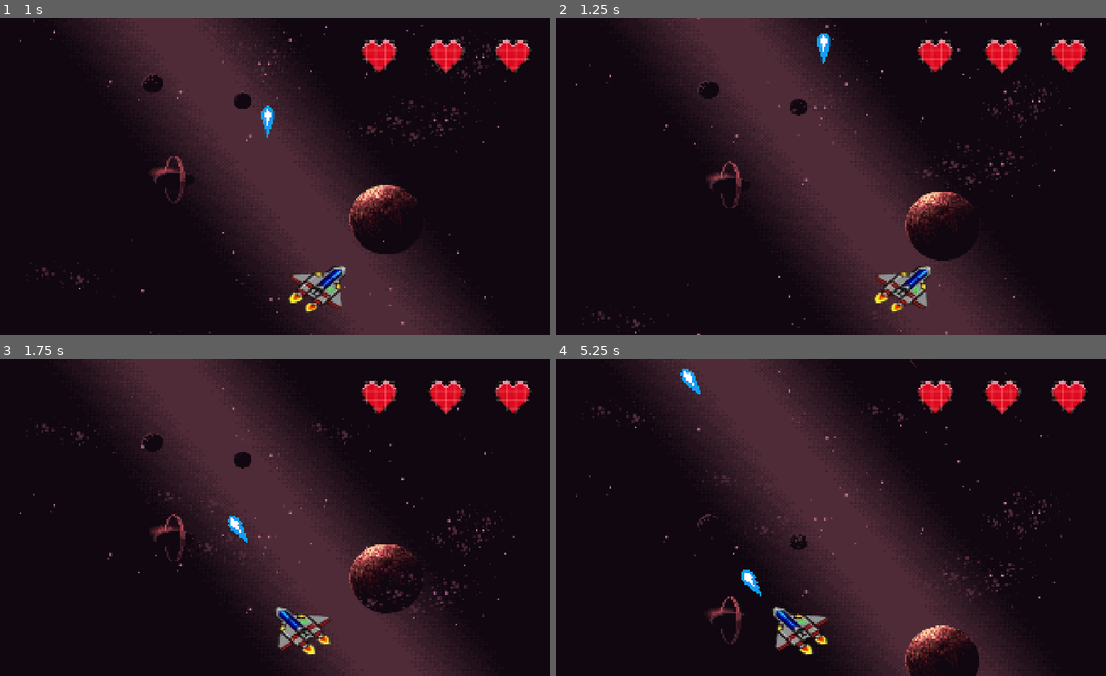
Above: before the commit, frames 1-4 (two rows, left to right).
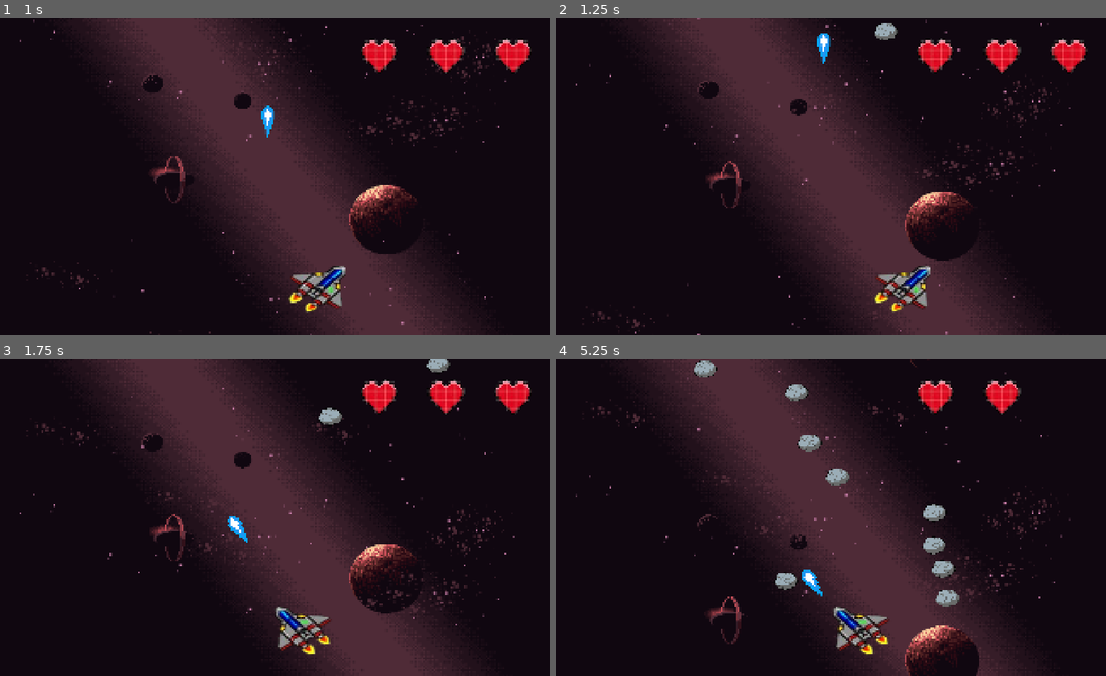
Above: after the commit, the same moments.

Repository: BenjaminGaelSerrano/TP2-SERRANO-BULLETHELL
Game: Godot game, scene res://Scenes/escena_juego.tscn
The game is run twice, just before and just after one commit, with the same random seed, the same clock (stepped at 60 frames per second) and the same inputs.
Inputs:
- Up to frame 1 (1 s): hold Right (JugadorDerecha) from 0.53 s (still down); hold Space (Disparar) from 0.53 s (still down)
- Up to frame 2 (1.25 s): keep holding Right (JugadorDerecha); keep holding Space (Disparar)
- Up to frame 3 (1.75 s): release Right (JugadorDerecha) at 1.28 s; release Space (Disparar) at 1.28 s; hold Left (JugadorIzquierda) from 1.28 s (still down); tap Space (Disparar) at 1.35 s
- Up to frame 4 (5.25 s): release Left (JugadorIzquierda) at 2.03 s; hold Space (Disparar) 2.03-2.78 s; hold Right (JugadorDerecha) 2.03-3.53 s; tap Space (Disparar) at 2.85, 4.35 s; hold Space (Disparar) 3.53-4.28 s; hold Left (JugadorIzquierda) from 3.53 s (still down); hold Space (Disparar) from 5.03 s (still down)

Frame 1 is identical in both runs. In frame 2, 0.2% of the frame differs, in the area x 57-63%, y 1-7%; in frame 3, 0.3%; in frame 4, 4.2%, in the area x 22-97%, y 0-94%.

Commit message:
Juego Terminado
Falta hacer el menu de inicio, de perdiste y ganaste, pero lo que sería el gameplay está terminado

Diff:
--- a/Scenes/bala.gd
+++ b/Scenes/bala.gd
@@ -1,6 +1,7 @@
 extends Area2D
 const velocidad = 1000
 var direccionX=0
+var duracion=20
 var inclinacionBala= 700
 func _ready() -> void:
 	if direccionX== -1 :
@@ -10,8 +11,11 @@
 func _physics_process(delta):
 	position.y-= velocidad * delta
 	position.x += inclinacionBala* delta * direccionX
+	duracion-=delta
+	if duracion	<= 0 :
+		queue_free()
 func _on_body_entered(body):
-	if(body.name== "cometa"):
+	if(body.name== "Cometa"):
 		body.recibir_danio()
 	queue_free()
 func _on_area_entered(area):
--- a/Scenes/bala.tscn
+++ b/Scenes/bala.tscn
@@ -9,6 +9,8 @@
 [node name="Bala" type="Area2D" unique_id=1737718116]
 rotation = 4.712389
 scale = Vector2(30, 30)
+collision_layer = 4
+collision_mask = 10
 script = ExtResource("1_melus")
 
 [node name="BalaAsset" type="Sprite2D" parent="." unique_id=1798370435]
@@ -19,3 +21,6 @@
 [node name="FormaBala" type="CollisionShape2D" parent="." unique_id=241711041]
 position = Vector2(-0.06666668, -0.06666667)
 shape = SubResource("RectangleShape2D_k4n53")
+
+[connection signal="area_entered" from="." to="." method="_on_area_entered"]
+[connection signal="body_entered" from="." to="." method="_on_body_entered"]
--- a/Scenes/cometa.gd
+++ b/Scenes/cometa.gd
@@ -1,8 +1,11 @@
 extends CharacterBody2D
-const velocidad = 150
+const velocidad = 500
 const meteoritoo = preload("res://Scenes/meteorito.tscn")
-var vidas=90
+@onready var jugador = $"../Jugador"
+var vidas=50
+var invencible=false
 var aparecido=false
+@onready var timer= $TimerDisparo
 @onready var animacion = $AnimacionCometa
 var anchoPantalla
 var alturaPantalla
@@ -10,16 +13,17 @@
 const tiempoVisible= 10.0
 var tiempo=0;
 func _ready() -> void:
+	animacion.play("Cometa Normal")
 	anchoPantalla=get_viewport_rect().size.x
 	alturaPantalla= get_viewport_rect().size.y
 	position= Vector2(anchoPantalla / 2, -200)
+	direccion=1
 func _physics_process(delta):
-	if not aparecido:
-		return
 	tiempo+=delta
 	if tiempo>= tiempoVisible:
 		aparecido=false
 		position= Vector2(anchoPantalla / 2, -200)
+		tiempo=0
 		return
 	velocity.x = direccion * velocidad
 	velocity.y=0
@@ -31,9 +35,26 @@
 	aparecido= true
 	position= Vector2(anchoPantalla / 2, 100)
 	direccion=1
+	timer.start()
 func recibir_danio():
-	vidas-=1
-	if(vidas<=0):
+	if invencible:
+		return
+	invencible = true
+	vidas -= 1
+	if vidas <= 0:
 		animacion.play("Destruccion")
+		await animacion.animation_finished
 		queue_free()
-#func disparar():
+		return
+	await get_tree().create_timer(0.5).timeout
+	invencible = false
+func disparar():
+	var nuevaBala= meteoritoo.instantiate()
+	nuevaBala.position=position
+	var xAleatoria = randf_range(-0.8, 0.8)
+	nuevaBala.direccion = Vector2(xAleatoria, 1).normalized()
+	get_parent().add_child(nuevaBala)
+func _on_timer_disparo_timeout() -> void:
+	disparar()
+func _on_hitbox_area_entered(body: Node2D) -> void:
+	recibir_danio()
--- a/Scenes/cometa.tscn
+++ b/Scenes/cometa.tscn
@@ -18,7 +18,7 @@
 "duration": 1.0,
 "texture": ExtResource("2_ej4ak")
 }],
-"loop": true,
+"loop": false,
 "name": &"Destruccion",
 "speed": 5.0
 }]
@@ -30,18 +30,28 @@
 radius = 90.02222
 
 [node name="Cometa" type="CharacterBody2D" unique_id=1746243944]
+process_mode = 3
 script = ExtResource("1_ej4ak")
 
 [node name="AnimacionCometa" type="AnimatedSprite2D" parent="." unique_id=764631845]
 sprite_frames = SubResource("SpriteFrames_by3p8")
-animation = &"Cometa Normal"
+animation = &"Destruccion"
 
 [node name="FormaCometa" type="CollisionShape2D" parent="." unique_id=680145464]
 shape = SubResource("CircleShape2D_ewo5w")
 
 [node name="Hitbox" type="Area2D" parent="." unique_id=1913136223]
 position = Vector2(-6, 0)
+collision_layer = 2
+collision_mask = 4
 
 [node name="Hitbox" type="CollisionShape2D" parent="Hitbox" unique_id=22816032]
 position = Vector2(-37, 43)
 shape = SubResource("CircleShape2D_dwp16")
+
+[node name="TimerDisparo" type="Timer" parent="." unique_id=1507237920]
+wait_time = 0.4
+autostart = true
+
+[connection signal="area_entered" from="Hitbox" to="." method="_on_hitbox_area_entered"]
+[connection signal="timeout" from="TimerDisparo" to="." method="_on_timer_disparo_timeout"]
--- a/Scenes/escena_juego.tscn
+++ b/Scenes/escena_juego.tscn
@@ -1,155 +1,19 @@
 [gd_scene format=3 uid="uid://dlx5qljqbkbhn"]
 
-[ext_resource type="Texture2D" uid="uid://cy6yhd634fdgi" path="res://Assets/Backgrounds/planetaGrande.png" id="1_r6cd3"]
-[ext_resource type="Texture2D" uid="uid://c223uyw6syehi" path="res://Assets/Backgrounds/espacioExterior.png" id="2_l25gb"]
-[ext_resource type="Texture2D" uid="uid://u237apbdspi7" path="res://Assets/Backgrounds/anillo.png" id="2_xv6uw"]
-[ext_resource type="Texture2D" uid="uid://cg2tmljx0xwgw" path="res://Assets/Backgrounds/planetasLejanos.png" id="5_bpiil"]
-[ext_resource type="Texture2D" uid="uid://dln0dmadcqjgi" path="res://Assets/Backgrounds/estrellas.png" id="6_0ts43"]
-[ext_resource type="Texture2D" uid="uid://ddd8850sxv2qk" path="res://Assets/Sprites/NaveAdelante.png" id="6_5a5o0"]
-[ext_resource type="Script" uid="uid://dw3f005b4gowk" path="res://Scenes/jugador.gd" id="6_ewo5w"]
-[ext_resource type="Texture2D" uid="uid://bg1prmdice83v" path="res://Assets/Sprites/NaveIzquierda.png" id="7_by3p8"]
-[ext_resource type="Texture2D" uid="uid://c6ixkj6jkl8vv" path="res://Assets/Sprites/NaveDerecha.png" id="8_ewo5w"]
-[ext_resource type="Texture2D" uid="uid://b24sxlcxsy5jx" path="res://Assets/Sprites/DañoEnLaNave.png" id="9_dwp16"]
-[ext_resource type="Texture2D" uid="uid://bujyep3anpkow" path="res://Assets/Sprites/MuerteNave.png" id="10_k4n53"]
-[ext_resource type="Texture2D" uid="uid://dmspjmchadao7" path="res://Assets/Sprites/DesapariciónNave.png" id="11_yg5m4"]
-[ext_resource type="PackedScene" uid="uid://lcrrs4pu5vsw" path="res://Scenes/barra_vida.tscn" id="13_ewo5w"]
-[ext_resource type="PackedScene" uid="uid://c1jb8cevyngkp" path="res://Scenes/cometa.tscn" id="14_yg5m4"]
-
-[sub_resource type="SpriteFrames" id="SpriteFrames_y110i"]
-animations = [{
-"frames": [{
-"duration": 1.0,
-"texture": ExtResource("6_5a5o0")
-}],
-"loop": true,
-"name": &"Adelante",
-"speed": 5.0
-}, {
-"frames": [{
-"duration": 1.0,
-"texture": ExtResource("9_dwp16")
-}],
-"loop": true,
-"name": &"Daño",
-"speed": 5.0
-}, {
-"frames": [{
-"duration": 1.0,
-"texture": ExtResource("8_ewo5w")
-}],
-"loop": true,
-"name": &"Derecha",
-"speed": 5.0
-}, {
-"frames": [{
-"duration": 1.0,
-"texture": ExtResource("7_by3p8")
-}],
-"loop": true,
-"name": &"Izquierda",
-"speed": 5.0
-}, {
-"frames": [{
-"duration": 1.0,
-"texture": ExtResource("10_k4n53")
-}, {
-"duration": 1.0,
-"texture": ExtResource("11_yg5m4")
-}],
-"loop": true,
-"name": &"Muerte",
-"speed": 5.0
-}]
-
-[sub_resource type="RectangleShape2D" id="RectangleShape2D_5a5o0"]
-size = Vector2(224, 185)
-
-[sub_resource type="RectangleShape2D" id="RectangleShape2D_by3p8"]
-size = Vector2(135, 83)
+[ext_resource type="PackedScene" uid="uid://s6fqtlqx76ie" path="res://Scenes/fondo.tscn" id="1_vqevi"]
+[ext_resource type="PackedScene" uid="uid://dy2u8q4fnai0a" path="res://Scenes/jugador.tscn" id="2_45664"]
+[ext_resource type="PackedScene" path="res://Scenes/barra_vida.tscn" id="13_ewo5w"]
+[ext_resource type="PackedScene" uid="uid://cpm7rwacg77xd" path="res://Scenes/cometa.tscn" id="14_yg5m4"]
 
 [node name="EscenaJuego" type="Node2D" unique_id=1873321606]
 
-[node name="Fondo" type="Node2D" parent="." unique_id=707536318]
+[node name="Fondo" parent="." unique_id=1505269613 instance=ExtResource("1_vqevi")]
 
-[node name="CapaLejana" type="Parallax2D" parent="Fondo" unique_id=1761755608]
-repeat_size = Vector2(0, 1080)
-
-[node name="EspacioExterior" type="Sprite2D" parent="Fondo/CapaLejana" unique_id=1488071625]
-position = Vector2(958, 541.50006)
-scale = Vector2(7.0661764, 6.7812505)
-texture = ExtResource("2_l25gb")
-
-[node name="CapaMediana" type="Parallax2D" parent="Fondo" unique_id=1086816981]
-repeat_size = Vector2(0, 1080)
-autoscroll = Vector2(0, 80)
-
-[node name="PlanetaGrande" type="Sprite2D" parent="Fondo/CapaMediana" unique_id=1363419215]
-position = Vector2(1362, 608)
-scale = Vector2(2.8863637, 2.729885)
-texture = ExtResource("1_r6cd3")
-
-[node name="Saturno" type="Sprite2D" parent="Fondo/CapaMediana" unique_id=1144630978]
-position = Vector2(633.625, 469.87503)
-scale = Vector2(3.5441177, 1.4804348)
-texture = ExtResource("2_xv6uw")
-
-[node name="PlanetasX" type="Sprite2D" parent="Fondo/CapaMediana" unique_id=1916443717]
-position = Vector2(702.99994, 235)
-scale = Vector2(1.867647, 1.70625)
-texture = ExtResource("5_bpiil")
-
-[node name="CapaCercana" type="Parallax2D" parent="Fondo" unique_id=223147912]
-repeat_size = Vector2(0, 1080)
-autoscroll = Vector2(0, 600)
-
-[node name="Estrellas" type="Sprite2D" parent="Fondo/CapaCercana" unique_id=4725531]
-position = Vector2(607.50006, 424)
-scale = Vector2(3.6727946, 4.325)
-texture = ExtResource("6_0ts43")
-
-[node name="Estrellas2" type="Sprite2D" parent="Fondo/CapaCercana" unique_id=1421003314]
-position = Vector2(1432.75, 413.25)
-scale = Vector2(2.6930156, 4.0906253)
-texture = ExtResource("6_0ts43")
-
-[node name="Estrellas3" type="Sprite2D" parent="Fondo/CapaCercana" unique_id=490982343]
-position = Vector2(1127, 639.5)
-scale = Vector2(4.5441175, 3.8562503)
-texture = ExtResource("6_0ts43")
-
-[node name="Jugador" type="CharacterBody2D" parent="." unique_id=1498384069]
-position = Vector2(958, 927)
-script = ExtResource("6_ewo5w")
-
-[node name="AnimaciónJugador" type="AnimatedSprite2D" parent="Jugador" unique_id=309199361]
-rotation = -1.5707964
-scale = Vector2(2.7348301, 3.6241887)
-sprite_frames = SubResource("SpriteFrames_y110i")
-animation = &"Adelante"
-
-[node name="Centro" type="Marker2D" parent="Jugador/AnimaciónJugador" unique_id=1663901035]
-unique_name_in_owner = true
-position = Vector2(46.437984, 0.8277302)
-
-[node name="Izquierda" type="Marker2D" parent="Jugador/AnimaciónJugador" unique_id=165839691]
-unique_name_in_owner = true
-position = Vector2(-12.06636, -28.171967)
-
-[node name="Derecha" type="Marker2D" parent="Jugador/AnimaciónJugador" unique_id=1462606630]
-unique_name_in_owner = true
-position = Vector2(-12.066, 28.172)
-
-[node name="FormaJugador" type="CollisionShape2D" parent="Jugador" unique_id=1680116633]
-position = Vector2(0, -15)
-shape = SubResource("RectangleShape2D_5a5o0")
-
-[node name="Hitbox" type="Area2D" parent="Jugador" unique_id=903936744]
-
-[node name="Hitbox" type="CollisionShape2D" parent="Jugador/Hitbox" unique_id=1046394906]
-position = Vector2(0, -10)
-shape = SubResource("RectangleShape2D_by3p8")
+[node name="Jugador" parent="." unique_id=37968783 instance=ExtResource("2_45664")]
 
 [node name="Cometa" parent="." unique_id=1746243944 instance=ExtResource("14_yg5m4")]
+collision_layer = 2
+collision_mask = 4
 
 [node name="BarraVida" parent="." unique_id=917212491 instance=ExtResource("13_ewo5w")]
 offset_left = 1226.0
@@ -157,3 +21,5 @@
 offset_right = 1907.0
 offset_bottom = 240.0
 theme_override_constants/separation = 3
+
+[connection signal="vidaPerdida" from="Jugador" to="BarraVida" method="_on_jugador_vida_perdida"]
--- /dev/null
+++ b/Scenes/fondo.tscn
@@ -0,0 +1,55 @@
+[gd_scene format=3 uid="uid://s6fqtlqx76ie"]
+
+[ext_resource type="Texture2D" uid="uid://c223uyw6syehi" path="res://Assets/Backgrounds/espacioExterior.png" id="1_rmb8c"]
+[ext_resource type="Texture2D" uid="uid://cy6yhd634fdgi" path="res://Assets/Backgrounds/planetaGrande.png" id="2_gu8q8"]
+[ext_resource type="Texture2D" uid="uid://u237apbdspi7" path="res://Assets/Backgrounds/anillo.png" id="3_wi7no"]
+[ext_resource type="Texture2D" uid="uid://cg2tmljx0xwgw" path="res://Assets/Backgrounds/planetasLejanos.png" id="4_rmd16"]
+[ext_resource type="Texture2D" uid="uid://dln0dmadcqjgi" path="res://Assets/Backgrounds/estrellas.png" id="5_u5wat"]
+
+[node name="Fondo" type="Node2D" unique_id=1505269613]
+
+[node name="CapaLejana" type="Parallax2D" parent="." unique_id=940616058]
+repeat_size = Vector2(0, 1080)
+
+[node name="EspacioExterior" type="Sprite2D" parent="CapaLejana" unique_id=4445435]
+position = Vector2(958, 541.50006)
+scale = Vector2(7.0661764, 6.7812505)
+texture = ExtResource("1_rmb8c")
+
+[node name="CapaMediana" type="Parallax2D" parent="." unique_id=1393552243]
+repeat_size = Vector2(0, 1080)
+autoscroll = Vector2(0, 80)
+
+[node name="PlanetaGrande" type="Sprite2D" parent="CapaMediana" unique_id=1008924498]
+position = Vector2(1362, 608)
+scale = Vector2(2.8863637, 2.729885)
+texture = ExtResource("2_gu8q8")
+
+[node name="Saturno" type="Sprite2D" parent="CapaMediana" unique_id=935001344]
+position = Vector2(633.625, 469.87503)
+scale = Vector2(3.5441177, 1.4804348)
+texture = ExtResource("3_wi7no")
+
+[node name="PlanetasX" type="Sprite2D" parent="CapaMediana" unique_id=3137389]
+position = Vector2(702.99994, 235)
+scale = Vector2(1.867647, 1.70625)
+texture = ExtResource("4_rmd16")
+
+[node name="CapaCercana" type="Parallax2D" parent="." unique_id=60033728]
+repeat_size = Vector2(0, 1080)
+autoscroll = Vector2(0, 600)
+
+[node name="Estrellas" type="Sprite2D" parent="CapaCercana" unique_id=1921626722]
+position = Vector2(607.50006, 424)
+scale = Vector2(3.6727946, 4.325)
+texture = ExtResource("5_u5wat")
+
+[node name="Estrellas2" type="Sprite2D" parent="CapaCercana" unique_id=276653515]
+position = Vector2(1432.75, 413.25)
+scale = Vector2(2.6930156, 4.0906253)
+texture = ExtResource("5_u5wat")
+
+[node name="Estrellas3" type="Sprite2D" parent="CapaCercana" unique_id=1333276231]
+position = Vector2(1127, 639.5)
+scale = Vector2(4.5441175, 3.8562503)
+texture = ExtResource("5_u5wat")
--- a/Scenes/jugador.gd
+++ b/Scenes/jugador.gd
@@ -1,6 +1,7 @@
 extends CharacterBody2D
 const velocidad = 400
 var vidas=3
+var invencible=false
 var meteoritos_destruidos=0
 signal vidaPerdida
 const Bala= preload("res://Scenes/bala.tscn")
@@ -37,8 +38,20 @@
 		bala.direccionX= direccion
 		get_parent().add_child(bala)
 func recibir_danio():
+	if vidas <= 0:
+		return
+	if invencible:
+		return
+	invencible= true
 	vidas-=1
 	vidaPerdida.emit()
-	if(vidas<=0):
+	set_physics_process(false)
+	animacion.play("Daño")
+	await get_tree().create_timer(0.5).timeout
+	set_physics_process(true)
+	invencible =false
+	if vidas <= 0:
+		set_physics_process(false)
 		animacion.play("Muerte")
+		await animacion.animation_finished
 		queue_free()
--- /dev/null
+++ b/Scenes/jugador.tscn
@@ -0,0 +1,95 @@
+[gd_scene format=3 uid="uid://dy2u8q4fnai0a"]
+
+[ext_resource type="Script" uid="uid://dw3f005b4gowk" path="res://Scenes/jugador.gd" id="1_5nsjc"]
+[ext_resource type="Texture2D" uid="uid://ddd8850sxv2qk" path="res://Assets/Sprites/NaveAdelante.png" id="2_6vc6x"]
+[ext_resource type="Texture2D" uid="uid://b24sxlcxsy5jx" path="res://Assets/Sprites/DañoEnLaNave.png" id="3_3cdix"]
+[ext_resource type="Texture2D" uid="uid://c6ixkj6jkl8vv" path="res://Assets/Sprites/NaveDerecha.png" id="4_x1a6r"]
+[ext_resource type="Texture2D" uid="uid://bg1prmdice83v" path="res://Assets/Sprites/NaveIzquierda.png" id="5_oua2g"]
+[ext_resource type="Texture2D" uid="uid://bujyep3anpkow" path="res://Assets/Sprites/MuerteNave.png" id="6_mb44e"]
+[ext_resource type="Texture2D" uid="uid://dmspjmchadao7" path="res://Assets/Sprites/DesapariciónNave.png" id="7_aknpy"]
+
+[sub_resource type="SpriteFrames" id="SpriteFrames_y110i"]
+animations = [{
+"frames": [{
+"duration": 1.0,
+"texture": ExtResource("2_6vc6x")
+}],
+"loop": true,
+"name": &"Adelante",
+"speed": 5.0
+}, {
+"frames": [{
+"duration": 1.0,
+"texture": ExtResource("3_3cdix")
+}],
+"loop": false,
+"name": &"Daño",
+"speed": 5.0
+}, {
+"frames": [{
+"duration": 1.0,
+"texture": ExtResource("4_x1a6r")
+}],
+"loop": true,
+"name": &"Derecha",
+"speed": 5.0
+}, {
+"frames": [{
+"duration": 1.0,
+"texture": ExtResource("5_oua2g")
+}],
+"loop": true,
+"name": &"Izquierda",
+"speed": 5.0
+}, {
+"frames": [{
+"duration": 2.0,
+"texture": ExtResource("6_mb44e")
+}, {
+"duration": 3.0,
+"texture": ExtResource("7_aknpy")
+}],
+"loop": false,
+"name": &"Muerte",
+"speed": 5.0
+}]
+
+[sub_resource type="RectangleShape2D" id="RectangleShape2D_5a5o0"]
+size = Vector2(224, 185)
+
+[sub_resource type="RectangleShape2D" id="RectangleShape2D_by3p8"]
+size = Vector2(135, 83)
+
+[node name="Jugador" type="CharacterBody2D" unique_id=37968783]
+position = Vector2(958, 927)
+collision_mask = 8
+script = ExtResource("1_5nsjc")
+
+[node name="AnimaciónJugador" type="AnimatedSprite2D" parent="." unique_id=63043992]
+rotation = -1.5707964
+scale = Vector2(2.7348301, 3.6241887)
+sprite_frames = SubResource("SpriteFrames_y110i")
+animation = &"Daño"
+
+[node name="Centro" type="Marker2D" parent="AnimaciónJugador" unique_id=1354067461]
+unique_name_in_owner = true
+position = Vector2(46.437984, 0.8277302)
+
+[node name="Izquierda" type="Marker2D" parent="AnimaciónJugador" unique_id=420133714]
+unique_name_in_owner = true
+position = Vector2(-12.06636, -28.171967)
+
+[node name="Derecha" type="Marker2D" parent="AnimaciónJugador" unique_id=234291763]
+unique_name_in_owner = true
+position = Vector2(-12.066, 28.172)
+
+[node name="FormaJugador" type="CollisionShape2D" parent="." unique_id=909250622]
+position = Vector2(0, -15)
+shape = SubResource("RectangleShape2D_5a5o0")
+
+[node name="Hitbox" type="Area2D" parent="." unique_id=55289557]
+collision_mask = 8
+
+[node name="Hitbox" type="CollisionShape2D" parent="Hitbox" unique_id=1112848080]
+position = Vector2(0, -10)
+shape = SubResource("RectangleShape2D_by3p8")
--- a/Scenes/meteorito.gd
+++ b/Scenes/meteorito.gd
@@ -1,22 +1,33 @@
 extends Area2D
 var direccion= Vector2(0.3,1.0)
 var anchoPantalla
-@onready var animacion= $AnimacionCometa
+var duracion=20
+const velocidad= 300
+@onready var animacion= $AnimacionMeteorito
+@onready var jugador =$Jugador
+@onready var cometa= $Cometa
 func _ready() -> void:
 	anchoPantalla=get_viewport_rect().size.x
+	animacion.play("Normal")
+	jugador = get_tree().get_root().find_child("Jugador", true, false)
+	cometa = get_tree().get_root().find_child("Cometa", true, false)
 func _physics_process(delta: float) -> void:
-	position+=direccion*delta
+	position+=direccion*velocidad*delta
 	position.x =clamp(position.x,100,anchoPantalla-100)
 	if position.x <= 100 or position.x >= anchoPantalla - 100:
 		direccion.x = -direccion.x
+	duracion-=delta
+	if duracion	<= 0 :
+		queue_free()
 func destruir():
+	animacion.play("Roto")
+	jugador.meteoritos_destruidos+=1
+	if jugador.meteoritos_destruidos>= 100:
+		cometa.aparecer()
 	set_physics_process(false)
-	animacion.play("Destruccion")
 	await animacion.animation_finished
 	queue_free()
-func _on_body_entered(body):
-	if body.name== "jugador" :
-		body.recibir_danio()
+func _on_area_entered(area):
+	if area.get_parent().name == "Jugador":
+		area.get_parent().recibir_danio()
 	destruir()
-func _on_area_entered(area):
-	destruir()
--- a/Scenes/meteorito.tscn
+++ b/Scenes/meteorito.tscn
@@ -15,10 +15,10 @@
 "speed": 5.0
 }, {
 "frames": [{
-"duration": 1.0,
+"duration": 2.0,
 "texture": ExtResource("3_n074k")
 }],
-"loop": true,
+"loop": false,
 "name": &"Roto",
 "speed": 5.0
 }]
@@ -28,6 +28,8 @@
 
 [node name="Meteorito" type="Area2D" unique_id=1096180996]
 position = Vector2(175, 0)
+collision_layer = 8
+collision_mask = 5
 script = ExtResource("1_7thuf")
 
 [node name="AnimacionMeteorito" type="AnimatedSprite2D" parent="." unique_id=2047874347]
@@ -37,3 +39,6 @@
 
 [node name="FormaMeteorito" type="CollisionShape2D" parent="." unique_id=1756769863]
 shape = SubResource("CircleShape2D_qklm2")
+
+[connection signal="area_entered" from="." to="." method="_on_area_entered"]
+[connection signal="body_entered" from="." to="." method="_on_body_entered"]
--- a/barra_vida.gd
+++ b/barra_vida.gd
@@ -1,9 +1,9 @@
 extends HBoxContainer
 func _ready():
-	get_node("../Jugador").vidaPerdida.connect(sacarCorazon)
-func sacarCorazon():
+	get_node("../Jugador").vidaPerdida.connect(_on_jugador_vida_perdida)
+func _on_jugador_vida_perdida() -> void:
 	var corazones = $".".get_children()
 	for corazon in corazones :
 		if corazon.visible:
-			corazon.hide
+			corazon.hide()
 			break
Not shown: 1 places in Scenes/cometa.tscn that only renumber resources
